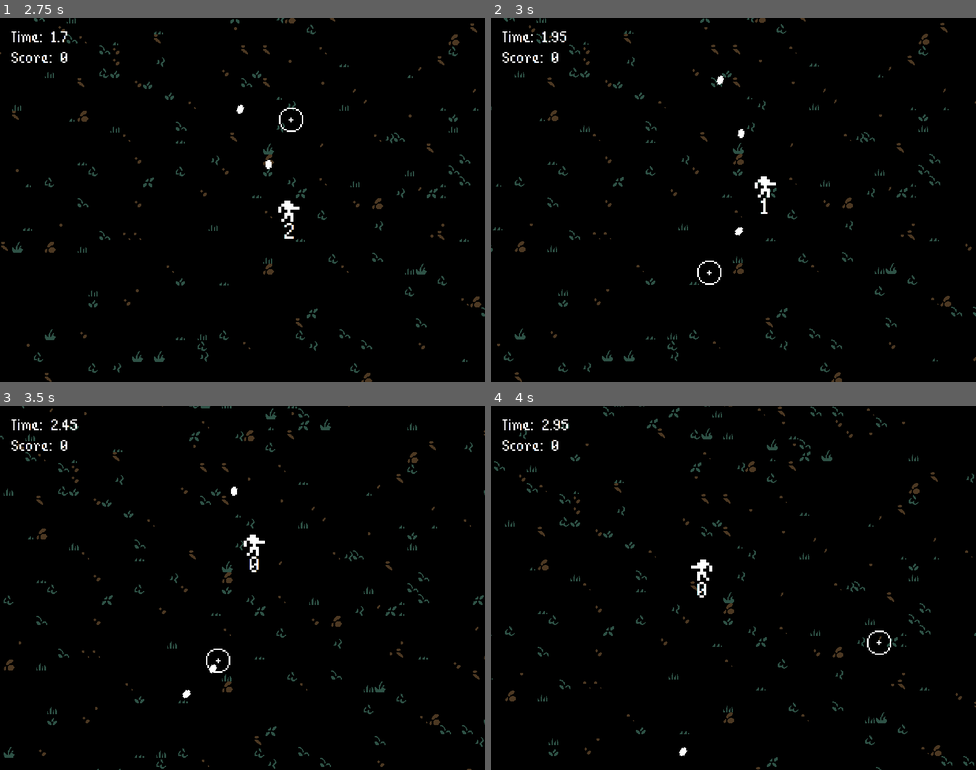
Above: before the commit, frames 1-4 (two rows, left to right).
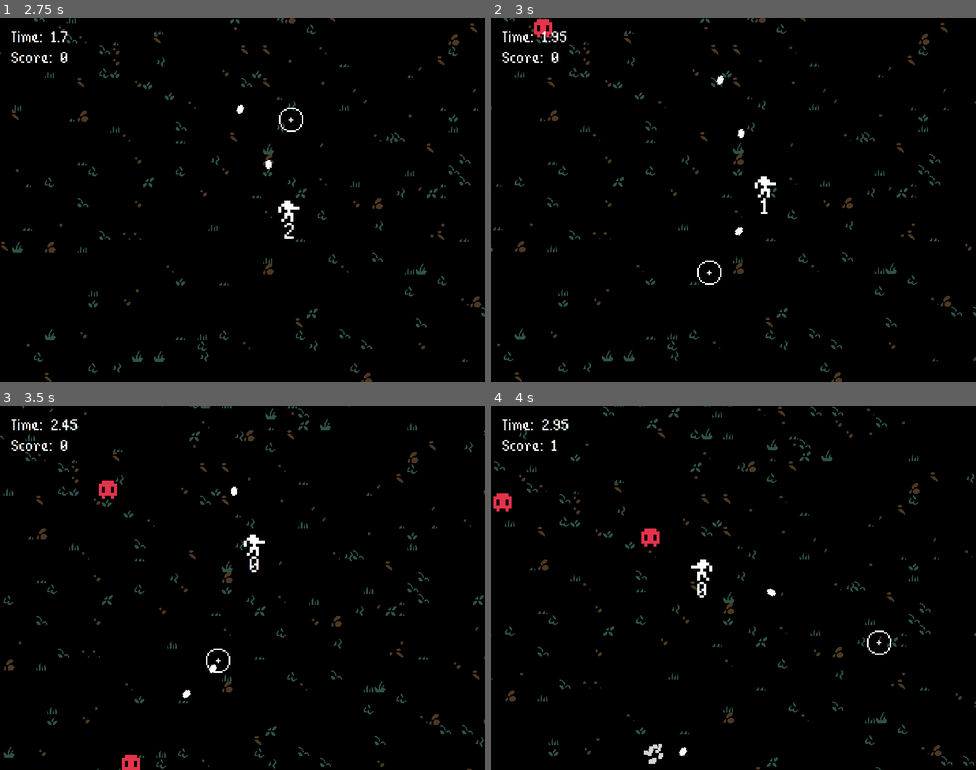
Above: after the commit, the same moments.

Repository: Dragonfoxing/the-last-stand
Game: Godot game, scene res://scenes/start.tscn
The game is run twice, just before and just after one commit, with the same random seed, the same clock (stepped at 60 frames per second) and the same inputs. Sound files missing from this copy of the repository are replaced by a short silence.
Inputs (mouse positions are in pixels of both pictures, inside the frame that each line leads up to):
- Up to frame 1 (2.75 s): tap R (reload_scene) at 0.5 s; move the mouse to (349, 181) at 0.52 s; press the mouse at (349, 181) at 0.53 s; hold Right (ui_right) 0.53-1.28 s; tap Enter (ui_accept) at 0.77, 1.52 s; move the mouse to (145, 218) at 1.27 s; release the mouse at (145, 218) at 1.28 s; hold Down (ui_down) 1.28-2.03 s; click (145, 218) at 1.35 s; move the mouse to (291, 119) at 2.02 s; press the mouse at (291, 119) at 2.03 s; hold Right (ui_right) from 2.03 s (still down)
- Up to frame 2 (3 s): move the mouse to (709, 272) at 2.77 s; release Right (ui_right) at 2.78 s; release the mouse at (709, 272) at 2.78 s; hold Up (ui_up) from 2.78 s (still down); click (709, 272) at 2.85 s
- Up to frame 3 (3.5 s): keep holding Up (ui_up); tap Enter (ui_accept) at 3.02 s
- Up to frame 4 (4 s): move the mouse to (879, 642) at 3.52 s; release Up (ui_up) at 3.53 s; press the mouse at (879, 642) at 3.53 s; hold Left (ui_left) from 3.53 s (still down); tap Enter (ui_accept) at 3.77 s

Frame 1 is identical in both runs. In frame 2, 0.1% of the frame differs, in the area x 8-13%, y 0-6%; in frame 3, 0.3%; in frame 4, 0.4%, in the area x 0-59%, y 9-99%.

Commit message:
Feature Fix - Physics fixed to be more reliable in all situations

Diff:
--- a/default_bus_layout.tres
+++ b/default_bus_layout.tres
@@ -6,5 +6,6 @@
 threshold_db = -12.0
 
 [resource]
+bus/0/mute = true
 bus/0/effect/0/effect = SubResource("AudioEffectLimiter_s334d")
 bus/0/effect/0/enabled = true
--- a/entities/enemy/enemy_exploder.tscn
+++ b/entities/enemy/enemy_exploder.tscn
@@ -10,7 +10,7 @@
 
 [node name="enemy_exploder" type="CharacterBody2D" groups=["enemy", "game_entities"]]
 collision_layer = 8
-collision_mask = 15
+collision_mask = 11
 script = ExtResource("1_ojyyp")
 death_particles = ExtResource("2_jut0f")
 tag = "exploder"
@@ -24,8 +24,17 @@
 
 [node name="CollisionShape2D" type="CollisionShape2D" parent="."]
 shape = SubResource("CircleShape2D_ibwbn")
+debug_color = Color(0, 0.6, 0.701961, 0)
 
 [node name="AudioStreamPlayer2D" type="AudioStreamPlayer2D" parent="."]
 stream = ExtResource("4_7kwbt")
 max_distance = 1000.0
 panning_strength = 0.0
+
+[node name="Hitbox" type="Area2D" parent="."]
+
+[node name="CollisionShape2D" type="CollisionShape2D" parent="Hitbox"]
+shape = SubResource("CircleShape2D_ibwbn")
+debug_color = Color(0.821248, 0.130297, 0.161896, 0.419608)
+
+[connection signal="area_entered" from="Hitbox" to="." method="_on_collided"]
--- a/entities/enemy/enemy_exploder_cloud.tscn
+++ b/entities/enemy/enemy_exploder_cloud.tscn
@@ -6,8 +6,11 @@
 [sub_resource type="CircleShape2D" id="CircleShape2D_jbutf"]
 radius = 17.0
 
+[sub_resource type="CircleShape2D" id="CircleShape2D_s5stq"]
+radius = 17.0
+
 [node name="enemy_exploder_cloud" type="CharacterBody2D" groups=["game_entities"]]
-collision_layer = 10
+collision_layer = 0
 collision_mask = 0
 motion_mode = 1
 slide_on_ceiling = false
@@ -36,4 +39,11 @@
 [node name="AudioStreamPlayer2D" type="AudioStreamPlayer2D" parent="."]
 max_distance = 1000.0
 
+[node name="Area2D" type="Area2D" parent="."]
+collision_mask = 10
+
+[node name="CollisionShape2D" type="CollisionShape2D" parent="Area2D"]
+shape = SubResource("CircleShape2D_s5stq")
+debug_color = Color(0.648736, 0.372666, 0.109013, 0.419608)
+
 [connection signal="timeout" from="Timer" to="." method="_on_timer_timeout"]
--- a/entities/enemy/enemy_follower.gd
+++ b/entities/enemy/enemy_follower.gd
@@ -6,6 +6,7 @@
 @export var death_particles : PackedScene
 
 var dead : bool = false
+var dir : Vector2
 
 func _ready():
 	team = "enemy"
@@ -13,84 +14,51 @@
 	connect("Collided", _on_collided)
 
 func _physics_process(delta):
-	if(is_instance_valid(target)):
-		var dir = target.position - position
+	if(is_instance_valid(target) and not dead):
+		dir = target.position - position
 
 		# dir.normalized() would make this speed constant
 		# let's try it without! :D
-		velocity = dir.normalized() * delta * speed * 50
+		velocity = dir * delta * speed
 
-		# move ourself and check if we collided with anything
-		var collided = move_and_slide()
-
-		if(collided):
-			# get the number of collisions and start looping through them for relevant tags
-			var count = get_slide_collision_count()
-
-			if count > 0:
-				for i in count-1:
-					var col = get_slide_collision(i)
-
-					if(is_instance_valid(col) and is_instance_valid(col.get_collider())):
-						var collider = col.get_collider() as GameEntity2D
-						if not collider:
-							collider = col.get_collider() as StaticEntity2D
-
-						# There was a bug with just doing queue_free() - it will still
-						# loop through other collision checks b/c it's not quite gone yet.
-						# so we use `and not dead` to make sure we don't duplicate score or calls.
-
-						if(is_instance_valid(collider) and not dead):
-							if(collider.team == "player"):
-								dead = true
-
-								if(collider.tag == "bullet"):
-									GameDifficulty.add_score(1)
-									GameSignals.emit_signal("player_killed_enemy")
-
-								collider.emit_signal("Collided", self)
-
-								var options = {
-									"emitting": true,
-									"velocity": dir.normalized() * speed
-								}
-
-								GameSignals.emit_signal("effect_requested", death_particles, position, options)
-
-								$Sprite2D.queue_free()
-								$AudioStreamPlayer2D.play()
-								await $AudioStreamPlayer2D.finished
-								queue_free()
-							elif(collider.tag == "explosion"):
-								dead = true
-
-								GameDifficulty.add_score(1)
-								GameSignals.emit_signal("player_killed_enemy")
-
-								var options = {
-									"emitting": true,
-									"velocity": dir.normalized() * speed
-								}
-
-								GameSignals.emit_signal("effect_requested", death_particles, position, options)
-
-								$Sprite2D.queue_free()
-								$AudioStreamPlayer2D.play()
-								await $AudioStreamPlayer2D.finished
-								queue_free()
-	else:
-		# if the player is dead, we stop processing physics.
-		# in more complicated cases, we want alternate behavior rather than this.
-		set_physics_process(false)
-
-func spawn_death_particles():
-	var particles = death_particles.instantiate()
-	add_child(particles)
-	particles.set_as_top_level(true)
-	particles.position = position
-	particles.emitting = true
-
+		move_and_slide()
 
 # all of our logic is in physics_process so we don't need code here.
-func _on_collided(obj : GameEntity2D):
-	pass
+func _on_collided(obj : Area2D):
+	var col = obj.owner as GameEntity2D
+
+	if col.team != "enemy":
+		_on_death(col)
+
+func _on_death(col : GameEntity2D):
+	# Stop processing move_and_slide
+	set_physics_process(false)
+
+	# Make sure our hitbox isn't used to register collisions
+	$Hitbox.set_collision_layer(0)
+	$Hitbox.set_collision_mask(0)
+
+	# disable collisions by setting the bitmask for layer and mask to 0
+	set_collision_layer(0)
+	set_collision_mask(0)
+
+	# Assign points only if it's right to do so
+	if col.tag == "bullet" or col.tag == "explosion":
+		GameDifficulty.add_score(1)
+		GameSignals.emit_signal("player_killed_enemy")
+
+	# set up the options for spawning effects
+	# we include the velocity for effects that might need that
+	var options = {
+		"emitting": true,
+		"velocity": dir.normalized() * speed
+	}
+
+	# send out the request for death effect spawn
+	GameSignals.emit_signal("effect_requested", death_particles, position, options)
+
+	# Disable the visuals for this enemy and clear the enemy when audio is done playing
+	$Sprite2D.queue_free()
+	$AudioStreamPlayer2D.play()
+	await $AudioStreamPlayer2D.finished
+	queue_free()
--- a/entities/enemy/enemy_follower.tscn
+++ b/entities/enemy/enemy_follower.tscn
@@ -6,11 +6,14 @@
 [ext_resource type="AudioStream" uid="uid://dqlm5lwnbyubn" path="res://assets/sounds/JSFXR_HitHurt.wav" id="4_xvd36"]
 
 [sub_resource type="CircleShape2D" id="CircleShape2D_ibwbn"]
+radius = 6.0
+
+[sub_resource type="CircleShape2D" id="CircleShape2D_5em6c"]
 radius = 7.0
 
 [node name="enemy_follower" type="CharacterBody2D" groups=["enemy", "game_entities"]]
 collision_layer = 8
-collision_mask = 15
+collision_mask = 11
 script = ExtResource("1_bv28l")
 death_particles = ExtResource("2_8npww")
 tag = "exploder"
@@ -24,8 +27,17 @@
 
 [node name="CollisionShape2D" type="CollisionShape2D" parent="."]
 shape = SubResource("CircleShape2D_ibwbn")
+debug_color = Color(0, 0.6, 0.701961, 0.419608)
 
 [node name="AudioStreamPlayer2D" type="AudioStreamPlayer2D" parent="."]
 stream = ExtResource("4_xvd36")
 max_distance = 1000.0
 panning_strength = 0.0
+
+[node name="Hitbox" type="Area2D" parent="."]
+
+[node name="CollisionShape2D" type="CollisionShape2D" parent="Hitbox"]
+shape = SubResource("CircleShape2D_5em6c")
+debug_color = Color(0.821248, 0.130297, 0.161896, 0.419608)
+
+[connection signal="area_entered" from="Hitbox" to="." method="_on_collided"]
--- a/entities/particles/simple_hit_particles.gd
+++ b/entities/particles/simple_hit_particles.gd
@@ -5,3 +5,11 @@
 
 func _on_timer_timeout():
 	queue_free()
+
+func pause():
+	$Timer.paused = true
+	speed_scale = 0
+
+func unpause():
+	$Timer.paused = false
+	speed_scale = 1
--- a/entities/particles/simple_hit_particles.tscn
+++ b/entities/particles/simple_hit_particles.tscn
@@ -6,7 +6,7 @@
 offsets = PackedFloat32Array(0, 0.502857, 1)
 colors = PackedColorArray(0.964742, 0.964742, 0.964742, 1, 0.76662, 0.76662, 0.76662, 1, 0, 0, 0, 0)
 
-[node name="SimpleHitParticles" type="CPUParticles2D"]
+[node name="SimpleHitParticles" type="CPUParticles2D" groups=["game_entities", "particles"]]
 emitting = false
 amount = 20
 lifetime = 0.75
--- a/entities/player/bullet.gd
+++ b/entities/player/bullet.gd
@@ -14,16 +14,8 @@
 	if(tick_expiration_cur >= tick_expiration_max):
 		queue_free()
 
-	var collided = move_and_slide()
+	move_and_slide()
 
-	if(collided):
-		var count = get_slide_collision_count()
-
-		for i in count:
-			var collision = get_slide_collision(i)
-			var collider = collision.get_collider()
-			# do something with this profane knowledge
-	pass
-
-func on_collided(obj : GameEntity2D):
+func on_collided(obj : Area2D):
+	# do collision logic here instead of in physics process
 	queue_free()
--- a/entities/player/bullet.tscn
+++ b/entities/player/bullet.tscn
@@ -1,9 +1,13 @@
-[gd_scene load_steps=4 format=3 uid="uid://b5chf187yxnk3"]
+[gd_scene load_steps=5 format=3 uid="uid://b5chf187yxnk3"]
 
 [ext_resource type="Script" path="res://entities/player/bullet.gd" id="1_lj5qm"]
 [ext_resource type="Texture2D" uid="uid://dtl6fw1pxrbh0" path="res://assets/processed/TheLastStandREXPAINT.png" id="2_ymk5y"]
 
 [sub_resource type="CapsuleShape2D" id="CapsuleShape2D_54vnm"]
+radius = 2.0
+height = 6.0
+
+[sub_resource type="CapsuleShape2D" id="CapsuleShape2D_mym71"]
 radius = 2.0
 height = 6.0
 
@@ -23,3 +27,12 @@
 [node name="CollisionShape2D" type="CollisionShape2D" parent="."]
 rotation = 1.5708
 shape = SubResource("CapsuleShape2D_54vnm")
+
+[node name="Area2D" type="Area2D" parent="."]
+
+[node name="CollisionShape2D2" type="CollisionShape2D" parent="Area2D"]
+rotation = 1.5708
+shape = SubResource("CapsuleShape2D_mym71")
+debug_color = Color(0.384314, 0.603922, 0.298039, 0.419608)
+
+[connection signal="area_entered" from="Area2D" to="." method="on_collided"]
--- a/entities/player/player.gd
+++ b/entities/player/player.gd
@@ -29,7 +29,9 @@
 
 	velocity = (dir.normalized() * (speed * (1 + GameDifficulty.scale/8)))
 
-	if move_and_slide(): _check_collisions()
+	#if move_and_slide(): _check_collisions()
+
+	move_and_slide()
 
 	_check_flip_animation()
 	_check_if_moving_to_limit()
@@ -43,7 +45,7 @@
 		if(is_instance_valid(col) and is_instance_valid(col.get_collider())):
 			var collider = col.get_collider()
 
-			if(collider.tag and collider.tag == "explosion"): _on_death()
+			#if(collider.tag and collider.tag == "explosion"): _on_death()
 
 func _check_flip_animation():
 	if(!right && velocity.x > 0):
@@ -60,8 +62,9 @@
 	if(position.y < height): position.y = height;
 	elif(position.y > limit.y - height): position.y = limit.y - height;
 
-func _on_collided(obj : GameEntity2D):
-	if(is_instance_valid(obj) and obj.team == "enemy" and not god_mode): _on_death()
+func _on_collided(obj : Area2D):
+	var col = obj.owner as GameEntity2D
+	if(col.team == "enemy" or col.tag == "explosion"): _on_death()
 
 func _on_death():
 	GameSignals.emit_signal("effect_requested", player_death_effect, position)
--- a/entities/player/player.tscn
+++ b/entities/player/player.tscn
@@ -11,11 +11,15 @@
 
 [sub_resource type="CapsuleShape2D" id="CapsuleShape2D_pgsga"]
 radius = 6.0
+height = 12.0
+
+[sub_resource type="CapsuleShape2D" id="CapsuleShape2D_8nniy"]
+radius = 7.0
 height = 14.0
 
 [node name="Player" type="CharacterBody2D" node_paths=PackedStringArray("sprite") groups=["game_entities", "player"]]
 collision_layer = 2
-collision_mask = 25
+collision_mask = 0
 script = ExtResource("1_clqcy")
 sprite = NodePath("Sprites/Sprite2D")
 player_death_effect = ExtResource("2_tqxtg")
@@ -55,3 +59,11 @@
 pitch_scale = 2.64
 max_distance = 1000.0
 panning_strength = 0.0
+
+[node name="Hitbox" type="Area2D" parent="."]
+
+[node name="CollisionShape2D" type="CollisionShape2D" parent="Hitbox"]
+shape = SubResource("CapsuleShape2D_8nniy")
+debug_color = Color(0.384314, 0.603922, 0.298039, 0.419608)
+
+[connection signal="area_entered" from="Hitbox" to="." method="_on_collided"]
--- a/lib/EffectsManager.gd
+++ b/lib/EffectsManager.gd
@@ -9,7 +9,7 @@
 	var effect = sfx.instantiate()
 	effect.position = pos
 
-	add_child(effect)
+	call_deferred("add_child", effect)
 	effect.set_as_top_level(true)
 
 	print(values)
--- a/lib/GameEntity2D.gd
+++ b/lib/GameEntity2D.gd
@@ -1,7 +1,7 @@
 extends CharacterBody2D
 class_name GameEntity2D
 
-signal Collided(obj : PhysicsBody2D)
+signal Collided(obj : Area2D)
 
 # tag metadata, useful for debugging.
 @export var tag : String
--- a/project.godot
+++ b/project.godot
@@ -20,6 +20,7 @@
 
 GameDifficulty="*res://lib/GameDifficulty.gd"
 GameSignals="*res://lib/GameSignals.gd"
+GGS="*res://addons/ggs/classes/ggs_globals.gd"
 
 [display]
 
Not shown: 1 places in entities/enemy/enemy_exploder_cloud.tscn that only renumber resources
Not shown: 1 places in entities/enemy/enemy_follower.tscn that only renumber resources
Not shown: 1 places in entities/player/player.tscn that only renumber resources
